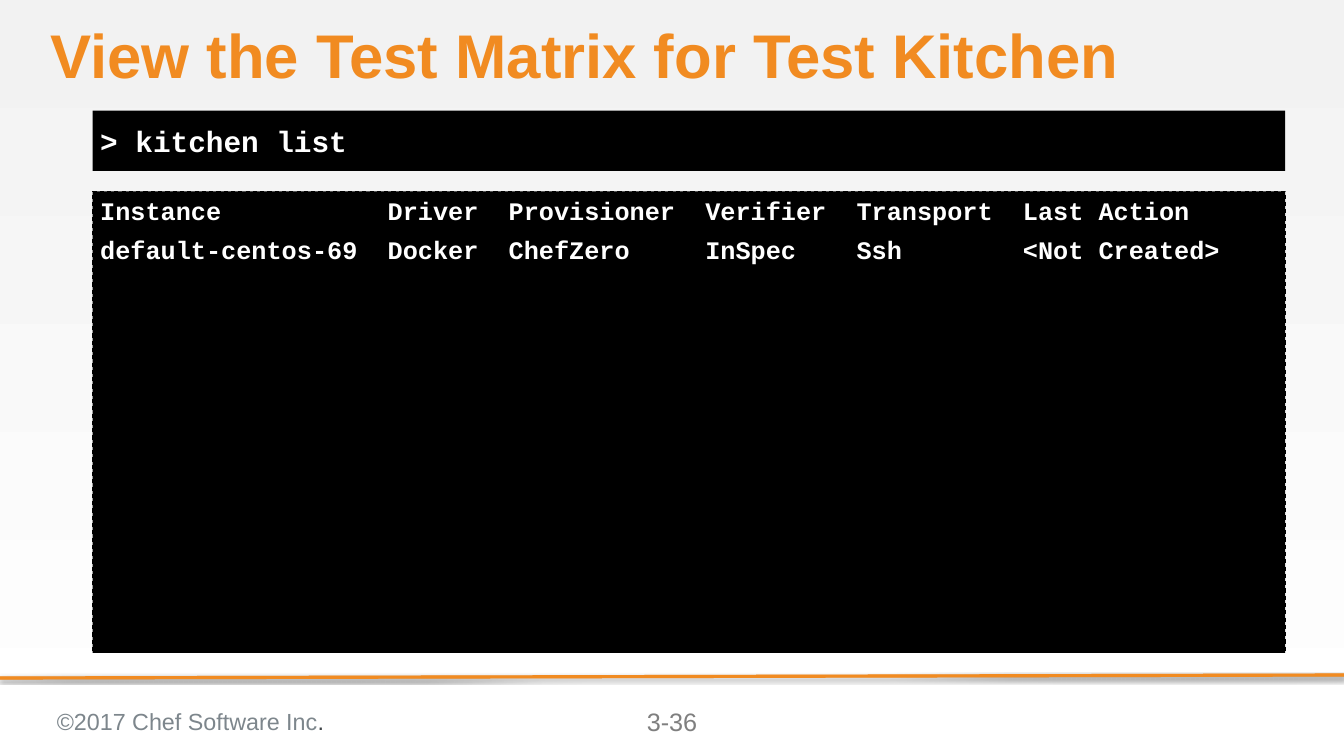
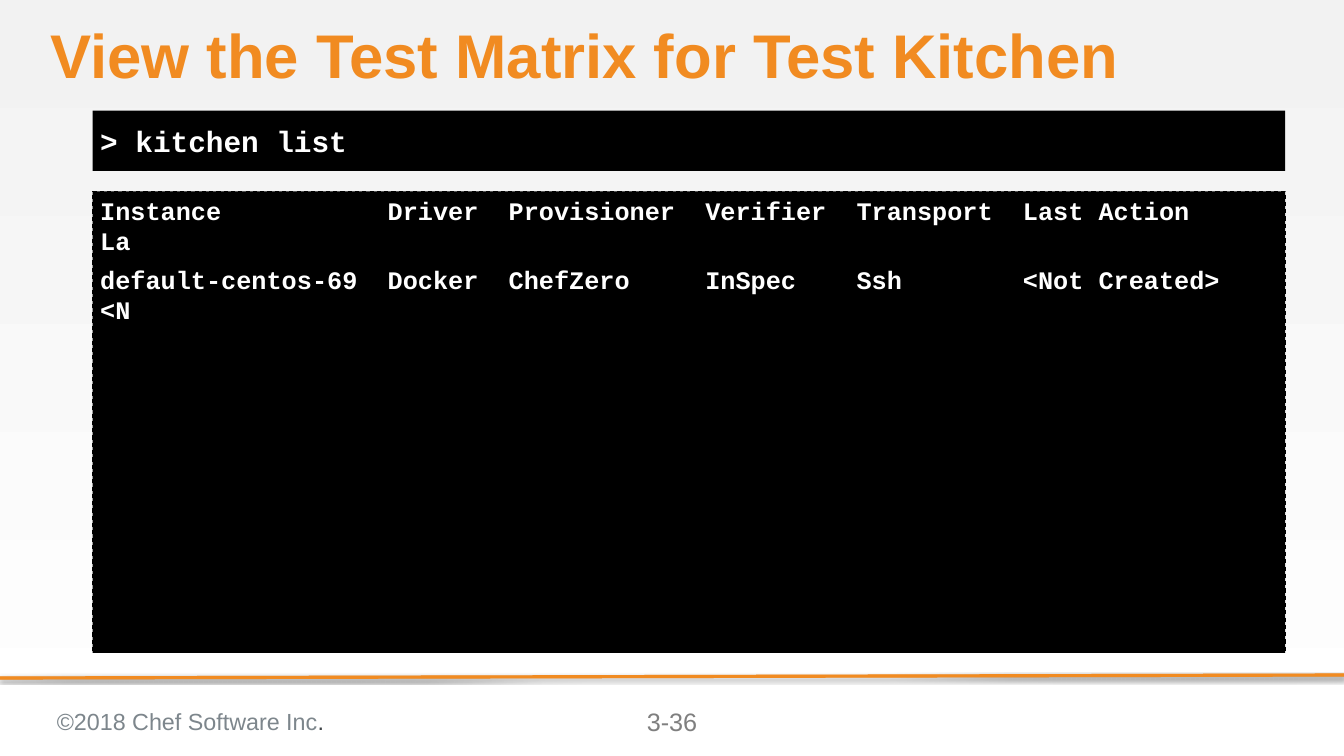
Before and after one commit to anidil18/chef-intermediate, a slide deck: slide 36 of 03-writing_a_test_first.pptx. Drawn at 1344x756 pixels with LibreOffice and Linux fonts; fonts in the diff are those of the drawing; background and template pictures are left out. Boxes give left, top, right and bottom in pixels: in the first picture for what was removed or moved away, otherwise in the second. Text is boxed around its words. In the diff, an @@ line names an element or a change of style, - is before the commit and + after.

```diff
--- a/03-writing_a_test_first.pptx
+++ b/03-writing_a_test_first.pptx
@@ text at <box>100,201,1220,295</box>: text changed @@
-Instance Driver Provisioner Verifier Transport Last Action
-default-centos-69 Docker ChefZero InSpec Ssh <Not Created>
+Instance Driver Provisioner Verifier Transport Last Action La
+default-centos-69 Docker ChefZero InSpec Ssh <Not Created> <N
@@ text at <box>57,713,324,730</box>: text changed @@
-©2017 Chef Software Inc.
+©2018 Chef Software Inc.
```
Also in this commit, not shown: 55 other slides changed, 14 other files.
